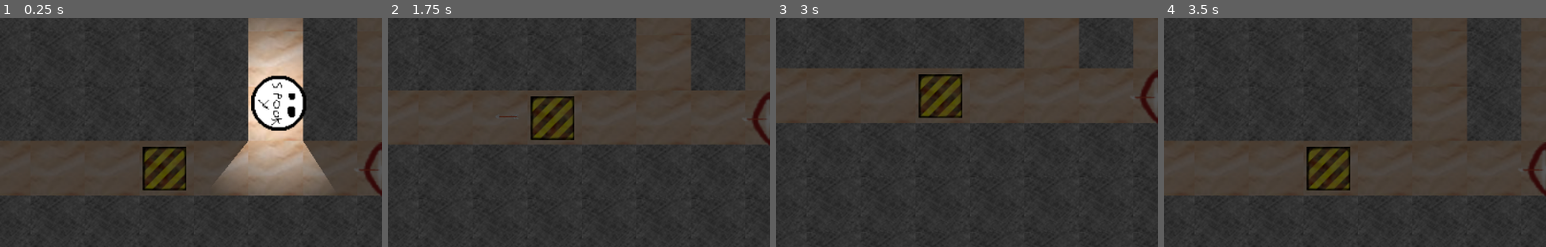
Above: before the commit, frames 1-4 (left to right).
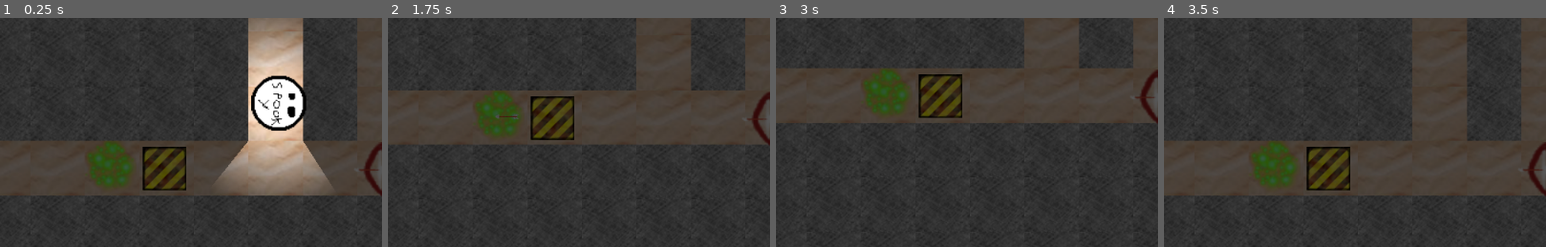
Above: after the commit, the same moments.

Repository: Solid-Squid-Contingent/LD-48
Game: Godot game, scene res://scenes/Main.tscn
Same seed, same stepped clock (60 frames per second), same inputs: the game is played once before the commit and once after it.
Inputs (mouse positions are % of the whole screen's width and height, from its top left):
- Up to frame 1 (0.25 s): no input
- Up to frame 2 (1.75 s): tap Enter at 0.5 s; move the mouse to (46, 54) at 0.52 s; press the mouse at (46, 54) at 0.53 s; hold D (right) 0.53-1.28 s; move the mouse to (74, 54) at 1.27 s; release the mouse at (74, 54) at 1.28 s; hold S (down) from 1.28 s (still down); right-click (74, 54) at 1.35 s; click (74, 54) at 1.42 s
- Up to frame 3 (3 s): move the mouse to (60, 28) at 2.02 s; release S (down) at 2.03 s; hold D (right) 2.03-2.78 s; tap 0 at 2.1 s; move the mouse to (45, 70) at 2.77 s; hold W (up) from 2.78 s (still down); tap 9 at 2.85 s; click (45, 70) at 2.92 s
- Up to frame 4 (3.5 s): keep holding W (up)
The pictures show only the part of the screen within x 25-75%, y 21-71%; the shares and areas given below are measured in that part.

The runs differ from the first frame. In frame 1, 1.7% of the frame differs, in the area x 23-35%, y 53-75%; in frame 2, 1.7%; in frame 3, 1.7%, in the area x 23-35%, y 22-43%; in frame 4, 1.7%.

Commit message:
add goo functionality

Diff:
--- a/scenes/Goo.tscn
+++ b/scenes/Goo.tscn
@@ -1,7 +1,7 @@
 [gd_scene load_steps=4 format=2]
 
 [ext_resource path="res://resources/graphics/traps/goo.png" type="Texture" id=1]
-[ext_resource path="res://scripts/Spikes.gd" type="Script" id=2]
+[ext_resource path="res://scripts/Goo.gd" type="Script" id=2]
 
 [sub_resource type="RectangleShape2D" id=1]
 extents = Vector2( 25.0802, 25.0802 )
@@ -17,4 +17,4 @@
 [node name="CollisionShape2D" type="CollisionShape2D" parent="."]
 shape = SubResource( 1 )
 
-[connection signal="body_entered" from="." to="." method="_on_Spikes_body_entered"]
+[connection signal="body_entered" from="." to="." method="_on_Goo_body_entered"]
--- a/scenes/Main.tscn
+++ b/scenes/Main.tscn
@@ -10,6 +10,7 @@
 [ext_resource path="res://resources/graphics/ui/WavesScreen.png" type="Texture" id=8]
 [ext_resource path="res://scenes/ArrowTrap.tscn" type="PackedScene" id=9]
 [ext_resource path="res://scenes/PressurePlate.tscn" type="PackedScene" id=10]
+[ext_resource path="res://scenes/Goo.tscn" type="PackedScene" id=11]
 
 [node name="Node2D" type="Node2D"]
 
@@ -74,3 +75,6 @@
 
 [node name="EnemySpawner" parent="." instance=ExtResource( 7 )]
 position = Vector2( 525, 575 )
+
+[node name="Goo" parent="." instance=ExtResource( 11 )]
+position = Vector2( 572.671, 225.939 )
--- a/scripts/Enemy.gd
+++ b/scripts/Enemy.gd
@@ -34,6 +34,11 @@
 func collideWithArrow():
 	changeHealth(-100, Stats.DamageTypes.NORMAL)
 	print('arrowed!')
+
+func collideWithGoo():
+	groupStats.isSlowed = true
+	yield(get_tree().create_timer(5.0), "timeout")
+	groupStats.isSlowed = false
 
 func die():
 	queue_free()
--- /dev/null
+++ b/scripts/Goo.gd
@@ -0,0 +1,7 @@
+extends Node
+
+func _ready():
+	pass # Replace with function body.
+
+func _on_Goo_body_entered(body):
+	body.collideWithGoo()
--- a/scripts/Spikes.gd
+++ b/scripts/Spikes.gd
@@ -1,19 +1,7 @@
 extends Area2D
 
-
-# Declare member variables here. Examples:
-# var a = 2
-# var b = "text"
-
-# Called when the node enters the scene tree for the first time.
 func _ready():
 	pass # Replace with function body.
 
-
-# Called every frame. 'delta' is the elapsed time since the previous frame.
-#func _process(delta):
-#	pass
-
-
 func _on_Spikes_body_entered(body):
 	body.collideWithSpikes()
--- a/scripts/Stats.gd
+++ b/scripts/Stats.gd
@@ -14,6 +14,7 @@
 var bravery: int
 var resistances: Dictionary
 var texturePath: String
+var isSlowed = false
 
 func _init(drunkPathfinding_ = false,
 	demolition_ = false,
@@ -46,9 +47,12 @@
 	return s
 
 func getActualSpeed():
+	var speedMultiplier = 1
 	if bravery <= 0:
-		return speed * 5
-	return speed
+		speedMultiplier *= 5
+	if isSlowed:
+		speedMultiplier *= 0.25
+	return speed * speedMultiplier
 
 func changeHealth(amount: int, damageType, individualStats):
 	health += amount * (1.0 - resistances[damageType])
Not shown: 1 places in scenes/Main.tscn that only renumber resources
